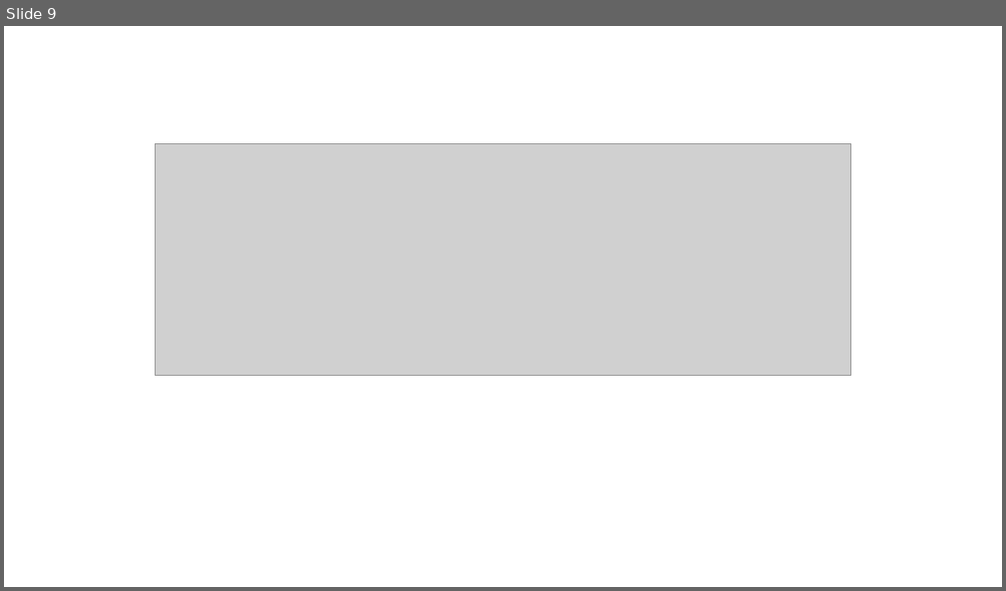
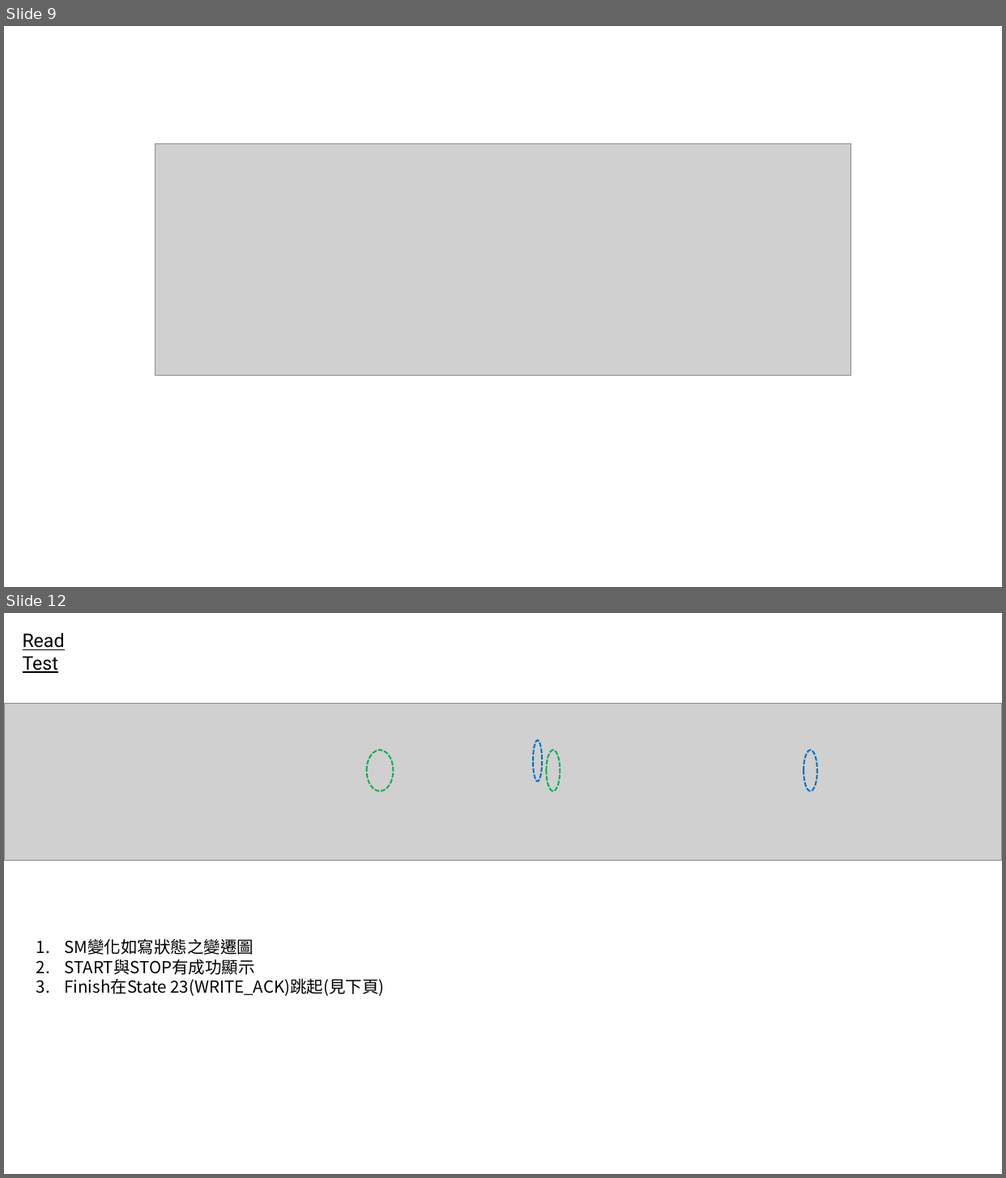
Before and after one commit to adamShiau/adamShiau_FPGA, a slide deck: intel_IP/IRIS/HW_IP/Interface/I2C/I2C_EEPROM.pptx. Shown one above the other, each under a label of ours: slide 9 before the commit, slides 9 and 12 after it; the slides between them are not shown. The pictures are 1006x591 and 1006x1178 pixels, drawn with LibreOffice and Linux fonts; fonts in the diff are those of the drawing; grey boxes stand for pictures. Boxes give left, top, right and bottom in pixels: in the first picture for what was removed or moved away, otherwise in the second. Text is boxed around its words. In the diff, an @@ line names an element or a change of style, - is before the commit and + after.

```diff
--- a/intel_IP/IRIS/HW_IP/Interface/I2C/I2C_EEPROM.pptx
+++ b/intel_IP/IRIS/HW_IP/Interface/I2C/I2C_EEPROM.pptx
@@ slide 12 added at bbox=[4, 613, 1002, 1174], background #FFFFFF @@
@@ text added at bbox=[23, 632, 65, 673], 18 pt, text #000000, underline @@
+Read Test
@@ picture added at bbox=[4, 703, 1002, 860] @@
@@ ellipse added at bbox=[366, 750, 393, 791], outline #00B050 1.5 pt dashed @@
@@ ellipse added at bbox=[533, 740, 543, 781], outline #0070C0 1.5 pt dashed @@
@@ ellipse added at bbox=[546, 750, 560, 791], outline #00B050 1.5 pt dashed @@
@@ ellipse added at bbox=[803, 750, 817, 791], outline #0070C0 1.5 pt dashed @@
@@ text added at bbox=[65, 939, 385, 996], 16 pt, text #000000 @@
+1. SM變化如寫狀態之變遷圖
+2. START與STOP有成功顯示
+3. Finish在State 23(WRITE_ACK)跳起(見下頁)
```
Also in this commit, not shown: 1 slide changed, 3 other slides added, 4 slides removed.
